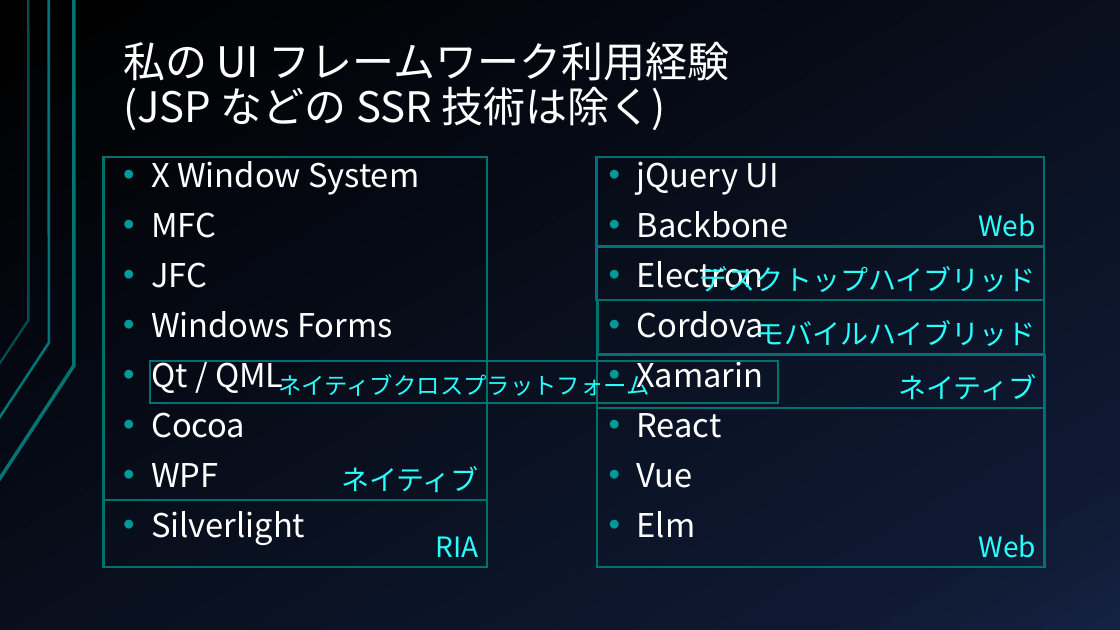
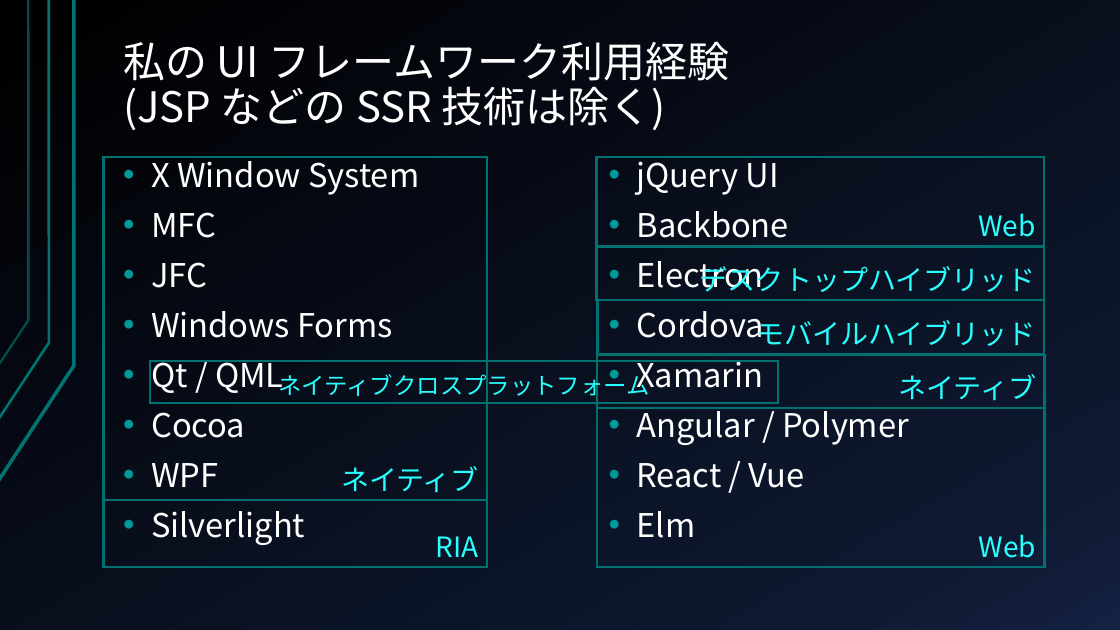
Before and after one commit to kondoumh/electron-study, a slide deck: slide 4 of slide/Electron_in-house_presentation.pptx. Drawn at 1120x630 pixels with LibreOffice and Linux fonts; fonts in the diff are those of the drawing. Boxes give left, top, right and bottom in pixels: in the first picture for what was removed or moved away, otherwise in the second. Text is boxed around its words. In the diff, an @@ line names an element or a change of style, - is before the commit and + after.

```diff
--- a/slide/Electron_in-house_presentation.pptx
+++ b/slide/Electron_in-house_presentation.pptx
@@ text at box(637, 407, 909, 488): text changed @@
-• React
-• Vue
+• Angular / Polymer
+• React / Vue
```
Also in this commit, not shown: 5 other slides changed.
